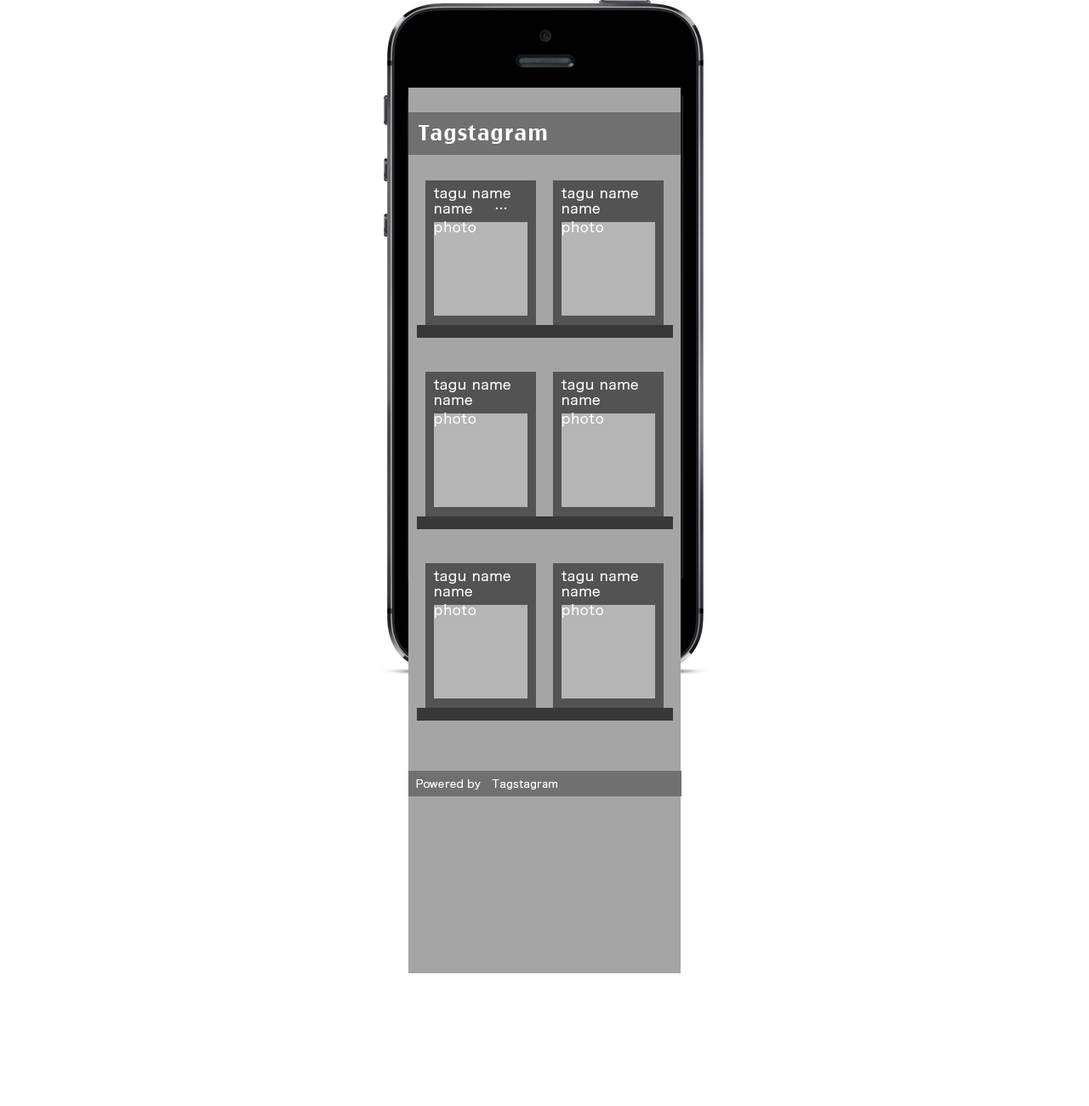
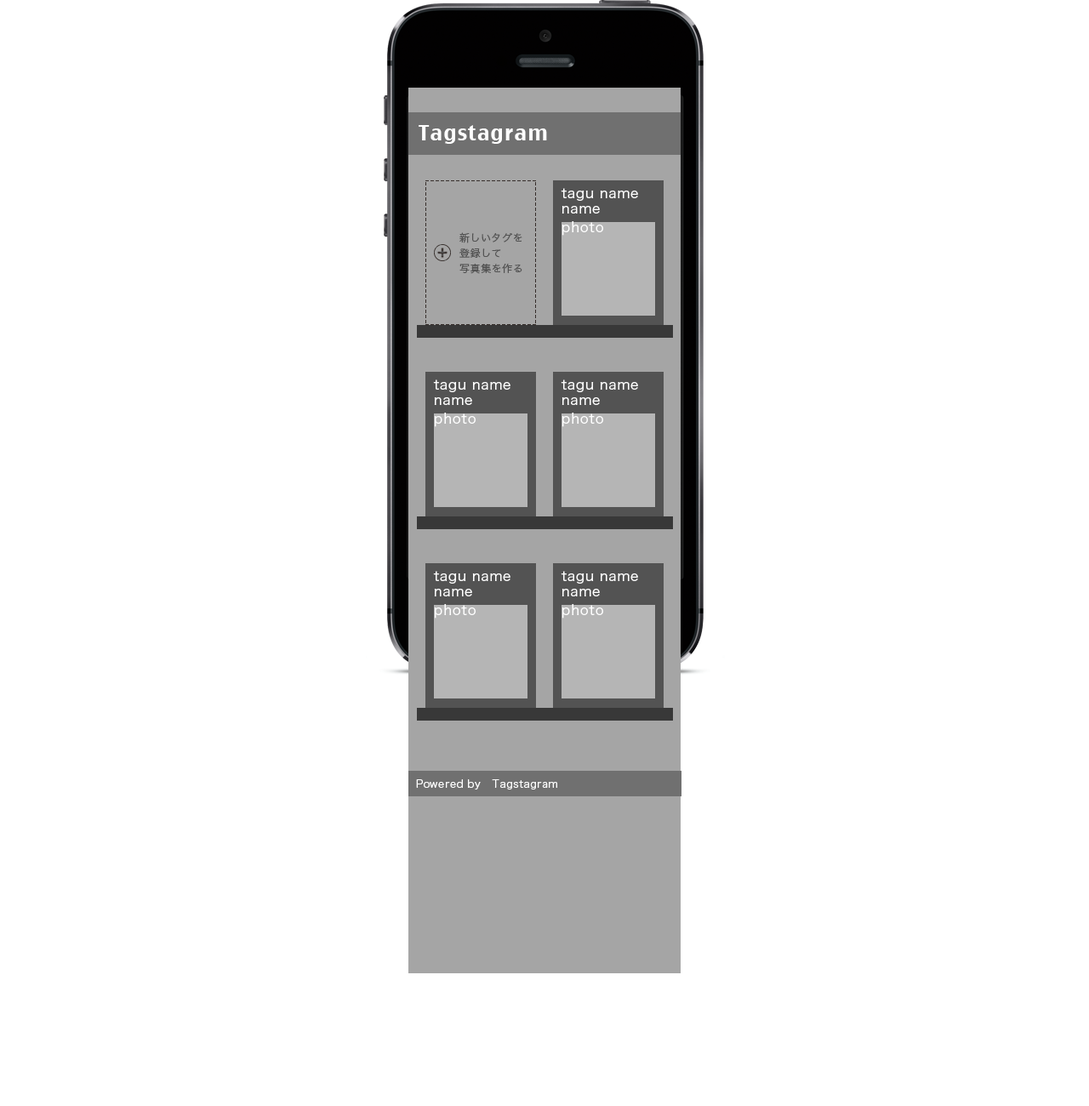
Layered file, before and after one edit (w=1089, h=1106). Changes by layer:
added group "新しいアルバムを作る" with 3 layers in group "content" over (425, 180, 536, 325)
added layer "新しいタグを 登録して 写真集を作る" in group "新しいアルバムを作る" over (458, 232, 523, 274)
added layer "シェイプ 1" in group "新しいアルバムを作る" over (433, 244, 451, 262)
renamed "bace" to "点線はborderで大丈夫です", moved it into group "新しいアルバムを作る", painted on it over (425, 180, 536, 325)
removed layer "tagu name name …" from group "albam" over (432, 187, 511, 214)
removed layer "photo" (6th of 6, in "グループ 1" › "content" › "ラック一段目" › "albam" › "photoArea") from group "photoArea" over (433, 221, 476, 236)
removed layer "長方形 4" (6th of 6, in "グループ 1" › "content" › "ラック一段目" › "albam" › "photoArea") from group "photoArea" over (433, 221, 528, 316)
